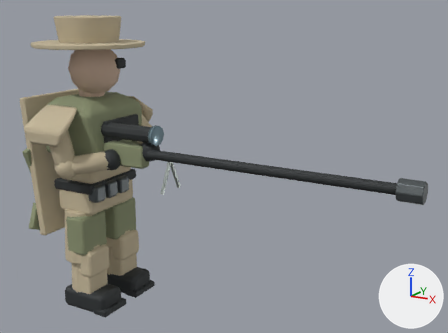
One commit to the Blender file models/inf_sniper_v.blend: the scene before it, then after it.
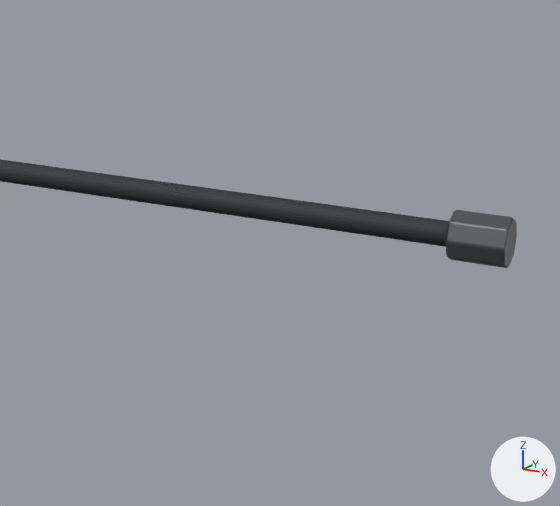
Old and new are each drawn whole from a 50 mm lens placed at (25.2, -28.4, 18.3), pointed at (8.8, 0.5, 9.6) and again close up on the part from 43% to 100% of the width and 24% to 94% of the height. The lights are fixed; the arrows at lower right show +X, +Y and +Z. The first two pictures are the older version.

In view in the first close-up: 'gun'.
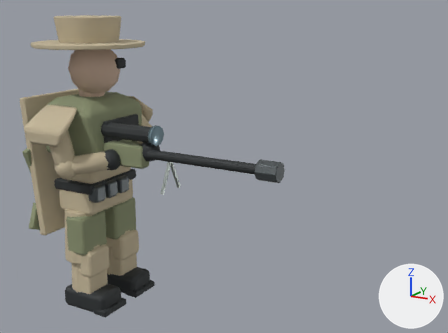
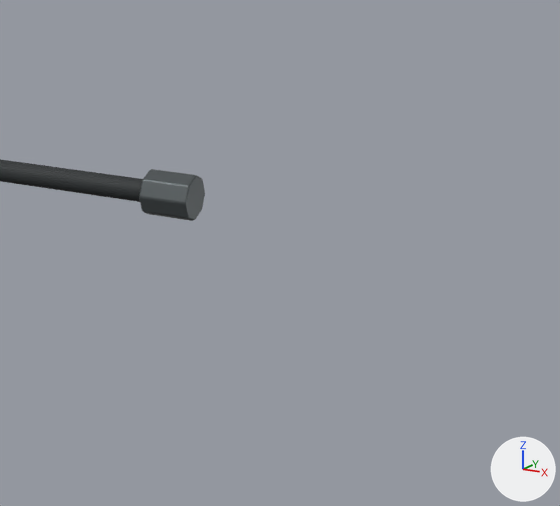
Location of each change, [x1, y1, x2, y2] in pixels of the close-ups (560 x 506 px; the box of a moved part takes in the faces that stretch with it):
'gun', reshaped: before [0, 159, 517, 268]; after [0, 159, 205, 221]
part 1 of me_gun, moved or reshaped: before [446, 210, 517, 268]; after [139, 169, 205, 221]
part 2 of me_gun, moved or reshaped: before [137, 179, 449, 247]; after [137, 179, 143, 202]

The change in detail:
me_gun is used by ob_gun; location (0.0, 0.0, 0.0).
Before the commit, vertices of me_gun: 25 (19.4, -0.9, 10.2), 27 (19.4, -1.0, 10.0), 29 (19.4, -1.2, 9.9), 31 (19.4, -1.4, 10.0), 33 (19.4, -1.5, 10.2).
Before the commit, vertices of me_gun: 35 (19.4, -1.4, 10.4), 37 (19.4, -1.2, 10.5), 39 (19.4, -1.0, 10.4).
me_gun had 184 vertices, 172 faces and spanned x -0.4..20.0, y -2.1..-0.3, z 8.3..11.8.
me_gun now has 184 vertices, 172 faces and spans x -0.4..13.0, y -2.1..-0.3, z 8.3..11.8.
me_gun part 1: the loose piece of 48 vertices spanning x 18.8..20.0, y -1.7..-0.7, z 9.7..10.7 is moved by (-7.0, 0.0, 0.0).
Part 2, on me_gun:
Vertices 25, 27, 29, 31, 33, 35, 37, 39 of me_gun move by (-7.0, 0.0, 0.0).
